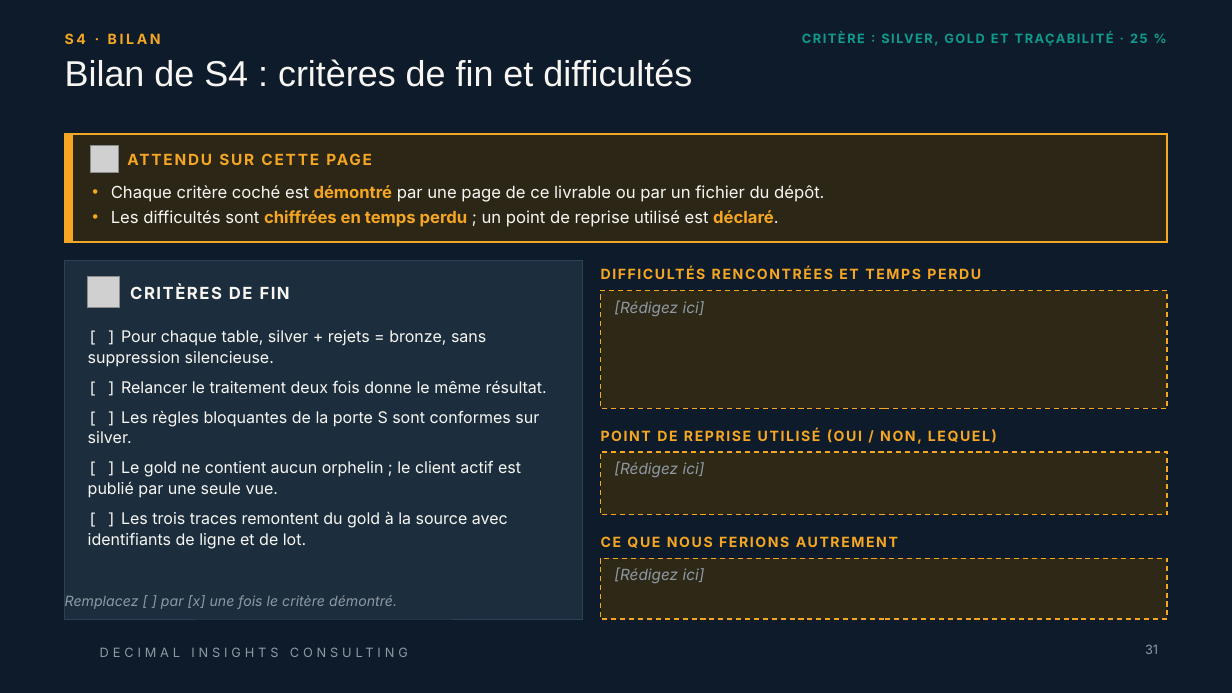
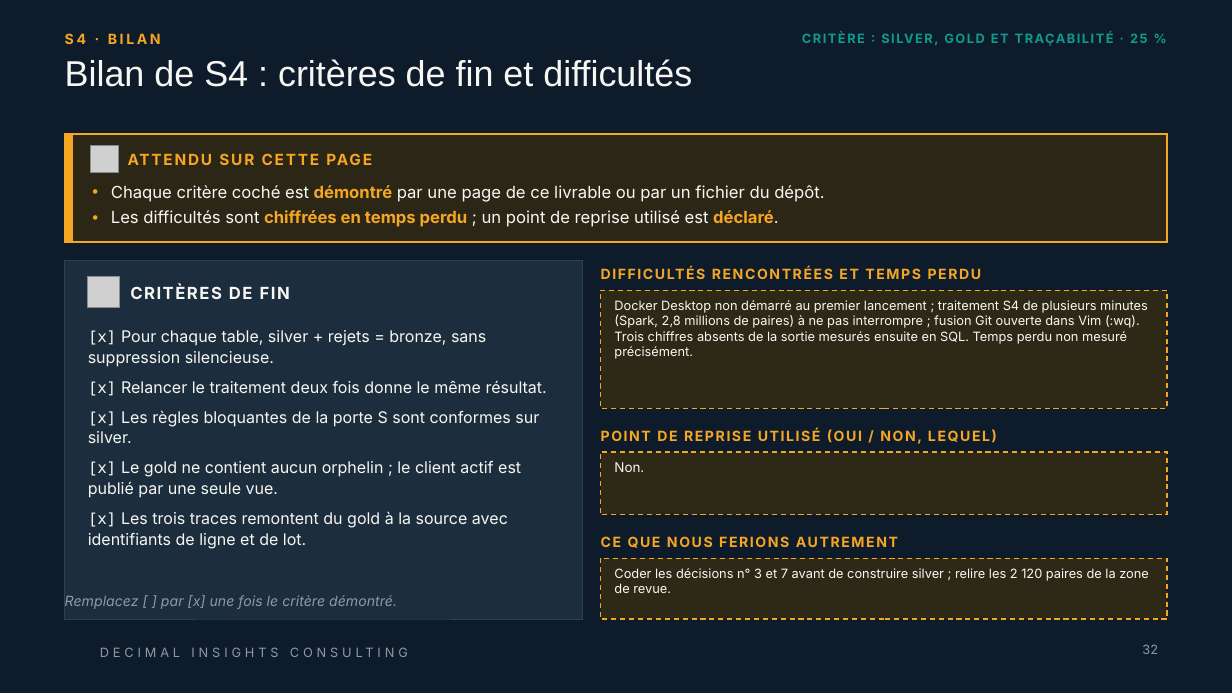
Before and after one commit to linam02/td-qualite-g04, a slide deck: slide 32 of livrables/Livrable_Groupe_TD_AssurConnect.pptx (slide 31 before the commit). Drawn at 1232x693 pixels with LibreOffice and Linux fonts; fonts in the diff are those of the drawing; grey boxes stand for pictures; background and template pictures are left out. Boxes give left, top, right and bottom in pixels: in the first picture for what was removed or moved away, otherwise in the second. Text is boxed around its words. In the diff, an @@ line names an element or a change of style, - is before the commit and + after.

```diff
--- a/livrables/Livrable_Groupe_TD_AssurConnect.pptx
+++ b/livrables/Livrable_Groupe_TD_AssurConnect.pptx
@@ text in rectangle at [614, 300, 1148, 359]: text changed; size 12 to 10 pt; text colour #8E99A4 to #F7F6F2; italic off @@
-[Rédigez ici]
+Docker Desktop non démarré au premier lancement ; traitement S4 de plusieurs minutes (Spark, 2,8 millions de paires) à ne pas interrompre ; fusion Git ouverte dans Vim (:wq). Trois chiffres absents de la sortie mesurés ensuite en SQL. Temps perdu non mesuré précisément.
@@ text at [88, 330, 547, 549]: text changed @@
-[ ] Pour chaque table, silver + rejets = bronze, sans suppression silencieuse.
-[ ] Relancer le traitement deux fois donne le même résultat.
-[ ] Les règles bloquantes de la porte S sont conformes sur silver.
-[ ] Le gold ne contient aucun orphelin ; le client actif est publié par une seule vue.
-[ ] Les trois traces remontent du gold à la source avec identifiants de ligne et de lot.
+[x] Pour chaque table, silver + rejets = bronze, sans suppression silencieuse.
+[x] Relancer le traitement deux fois donne le même résultat.
+[x] Les règles bloquantes de la porte S sont conformes sur silver.
+[x] Le gold ne contient aucun orphelin ; le client actif est publié par une seule vue.
+[x] Les trois traces remontent du gold à la source avec identifiants de ligne et de lot.
@@ text in rectangle at [614, 462, 644, 472]: text changed; size 12 to 10.5 pt; text colour #8E99A4 to #F7F6F2; italic off @@
-[Rédigez ici]
+Non.
@@ text in rectangle at [614, 568, 1149, 593]: text changed; size 12 to 10 pt; text colour #8E99A4 to #F7F6F2; italic off @@
-[Rédigez ici]
+Coder les décisions n° 3 et 7 avant de construire silver ; relire les 2 120 paires de la zone de revue.
@@ page number at [1142, 644, 1158, 654]: text changed @@
-31
+32
```
Also in this commit, not shown: 45 other slides changed, 2 slides added, 8 other files.
